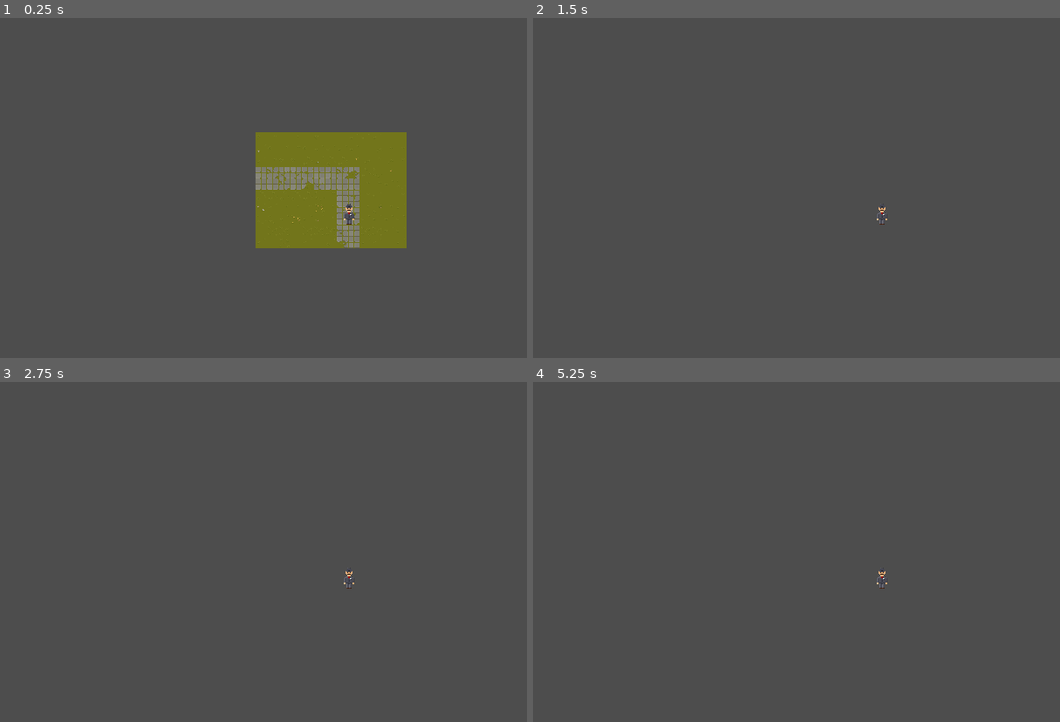
Above: before the commit, frames 1-4 (two rows, left to right).
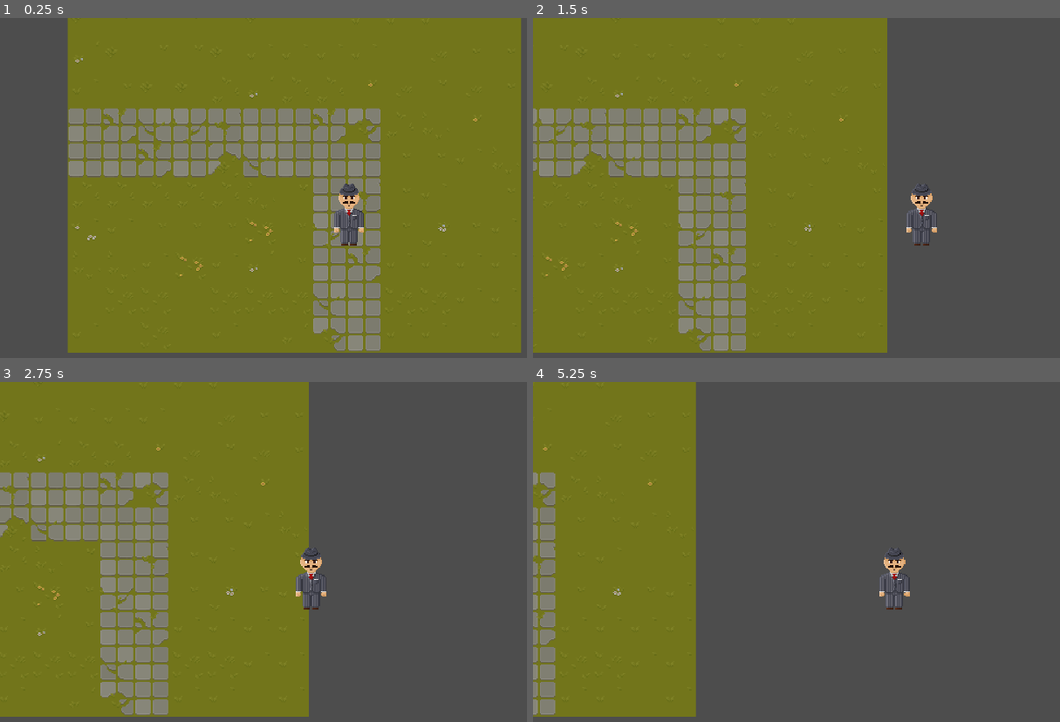
Above: after the commit, the same moments.

Repository: Goldstar32/TMMGame
Game: Godot game, scene res://Scenes/Testing/test_level.tscn
Two runs of this game, one before a commit and one after it. Both use one fixed random seed, a clock stepped at 60 frames per second and the inputs below. This scene is started directly instead of the project's main scene.
Inputs:
- Up to frame 1 (0.25 s): no input
- Up to frame 2 (1.5 s): tap Enter (ui_accept) at 0.5, 0.6, 0.77, 1.07, 1.35 s; hold D (right) from 0.53 s (still down)
- Up to frame 3 (2.75 s): tap Enter (ui_accept) at 1.52, 1.82, 2.1 s; release D (right) at 2.03 s; hold A (left) from 2.03 s (still down)
- Up to frame 4 (5.25 s): release A (left) at 2.78 s; hold D (right) 2.78-4.28 s; tap Enter (ui_accept) at 2.85, 3.02, 3.32, 3.6, 3.77, 4.07, 4.35, 4.52, 4.82, 5.1 s; hold A (left) 4.28-5.03 s; hold D (right) from 5.03 s (still down)

The runs differ from the first frame. In frame 1, 79% of the frame differs, in the area x 12-99%, y 0-99%; in frame 2, 66%; in frame 3, 57%; in frame 4, 31%.

Commit message:
added player movement

Diff:
--- a/Scenes/Testing/player.tscn
+++ b/Scenes/Testing/player.tscn
@@ -4,7 +4,7 @@
 [ext_resource type="Script" path="res://Scripts/Player/player.gd" id="1_jv12e"]
 
 [sub_resource type="RectangleShape2D" id="RectangleShape2D_278f1"]
-size = Vector2(16, 49)
+size = Vector2(16, 39)
 
 [node name="Player" type="CharacterBody2D"]
 script = ExtResource("1_jv12e")
@@ -13,5 +13,5 @@
 texture = ExtResource("1_330hy")
 
 [node name="CollisionShape2D" type="CollisionShape2D" parent="."]
-position = Vector2(0, 2.5)
+position = Vector2(0, 7.5)
 shape = SubResource("RectangleShape2D_278f1")
--- a/Scenes/Testing/test_level.tscn
+++ b/Scenes/Testing/test_level.tscn
@@ -82,6 +82,8 @@
 position = Vector2(66, 33)
 
 [node name="Camera2D" type="Camera2D" parent="Player"]
+zoom = Vector2(3, 3)
+position_smoothing_enabled = true
 
 [node name="TileMap" type="TileMap" parent="."]
 tile_set = SubResource("TileSet_ds82g")
--- a/Scripts/Player/player.gd
+++ b/Scripts/Player/player.gd
@@ -1,28 +1,9 @@
 extends CharacterBody2D
 
-
-const SPEED = 300.0
-const JUMP_VELOCITY = -400.0
-
-# Get the gravity from the project settings to be synced with RigidBody nodes.
-var gravity = ProjectSettings.get_setting("physics/2d/default_gravity")
-
+const SPEED : int = 200 # speed in pixels/sec
 
 func _physics_process(delta):
-	# Add the gravity.
-	if not is_on_floor():
-		velocity.y += gravity * delta
-
-	# Handle jump.
-	if Input.is_action_just_pressed("ui_accept") and is_on_floor():
-		velocity.y = JUMP_VELOCITY
-
-	# Get the input direction and handle the movement/deceleration.
-	# As good practice, you should replace UI actions with custom gameplay actions.
-	var direction = Input.get_axis("ui_left", "ui_right")
-	if direction:
-		velocity.x = direction * SPEED
-	else:
-		velocity.x = move_toward(velocity.x, 0, SPEED)
+	var direction = Input.get_vector("left", "right", "up", "down")
+	velocity = direction * SPEED
 
 	move_and_slide()
